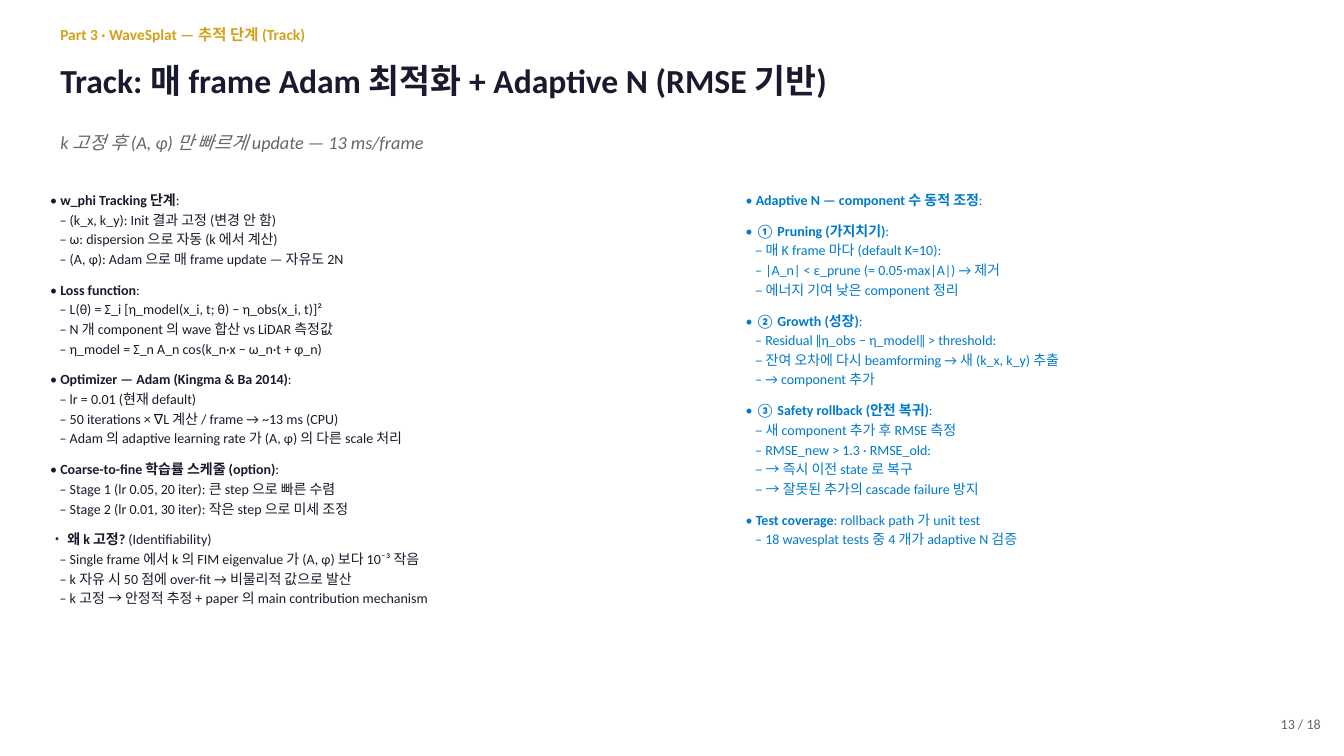
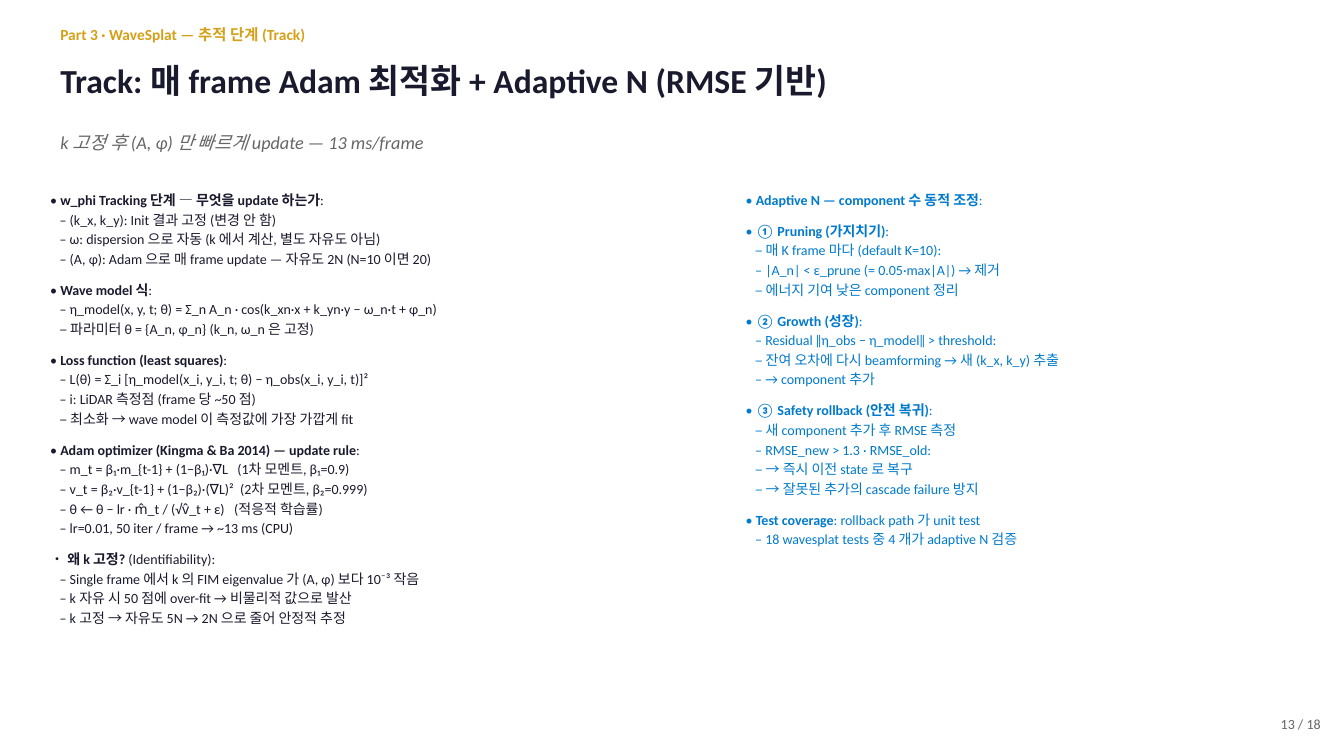
Before and after one commit to SAEYONGPARK94/wavesplat, a slide deck: slide 14 of wavesplat/docs/labmeeting_2026_05_13.pptx (slide 13 before the commit). Drawn at 1344x756 pixels with LibreOffice and Linux fonts; fonts in the diff are those of the drawing. Boxes give left, top, right and bottom in pixels: in the first picture for what was removed or moved away, otherwise in the second. Text is boxed around its words. In the diff, an @@ line names an element or a change of style, - is before the commit and + after.

```diff
--- a/wavesplat/docs/labmeeting_2026_05_13.pptx
+++ b/wavesplat/docs/labmeeting_2026_05_13.pptx
@@ text at (60,193,324,208): text changed @@
-• w_phi Tracking 단계:
+• w_phi Tracking 단계 — 무엇을 update 하는가:
@@ text at (60,232,437,566): text changed @@
-– ω: dispersion 으로 자동 (k 에서 계산)
-– (A, φ): Adam 으로 매 frame update — 자유도 2N
-• Loss function:
-– L(θ) = Σ_i [η_model(x_i, t; θ) − η_obs(x_i, t)]²
-– N 개 component 의 wave 합산 vs LiDAR 측정값
-– η_model = Σ_n A_n cos(k_n·x − ω_n·t + φ_n)
-• Optimizer — Adam (Kingma & Ba 2014):
-– lr = 0.01 (현재 default)
-– 50 iterations × ∇L 계산 / frame → ~13 ms (CPU)
-– Adam 의 adaptive learning rate 가 (A, φ) 의 다른 scale 처리
-• Coarse-to-fine 학습률 스케줄 (option):
-– Stage 1 (lr 0.05, 20 iter): 큰 step 으로 빠른 수렴
-– Stage 2 (lr 0.01, 30 iter): 작은 step 으로 미세 조정
-• 왜 k 고정? (Identifiability)
+– ω: dispersion 으로 자동 (k 에서 계산, 별도 자유도 아님)
+– (A, φ): Adam 으로 매 frame update — 자유도 2N (N=10 이면 20)
+• Wave model 식:
+– η_model(x, y, t; θ) = Σ_n A_n · cos(k_xn·x + k_yn·y − ω_n·t + φ_n)
+– 파라미터 θ = {A_n, φ_n} (k_n, ω_n 은 고정)
+• Loss function (least squares):
+– L(θ) = Σ_i [η_model(x_i, y_i, t; θ) − η_obs(x_i, y_i, t)]²
+– i: LiDAR 측정점 (frame 당 ~50 점)
+– 최소화 → wave model 이 측정값에 가장 가깝게 fit
+• Adam optimizer (Kingma & Ba 2014) — update rule:
+– m_t = β₁·m_{t-1} + (1−β₁)·∇L (1차 모멘트, β₁=0.9)
+– v_t = β₂·v_{t-1} + (1−β₂)·(∇L)² (2차 모멘트, β₂=0.999)
+– θ ← θ − lr · m̂_t / (√v̂_t + ε) (적응적 학습률)
+– lr=0.01, 50 iter / frame → ~13 ms (CPU)
+• 왜 k 고정? (Identifiability):
@@ text at (70,611,346,624): text changed @@
-– k 고정 → 안정적 추정 + paper 의 main contribution mechanism
+– k 고정 → 자유도 5N → 2N 으로 줄어 안정적 추정
```
Also in this commit, not shown: 1 other slide changed, 2 slides added, 4 other files.
